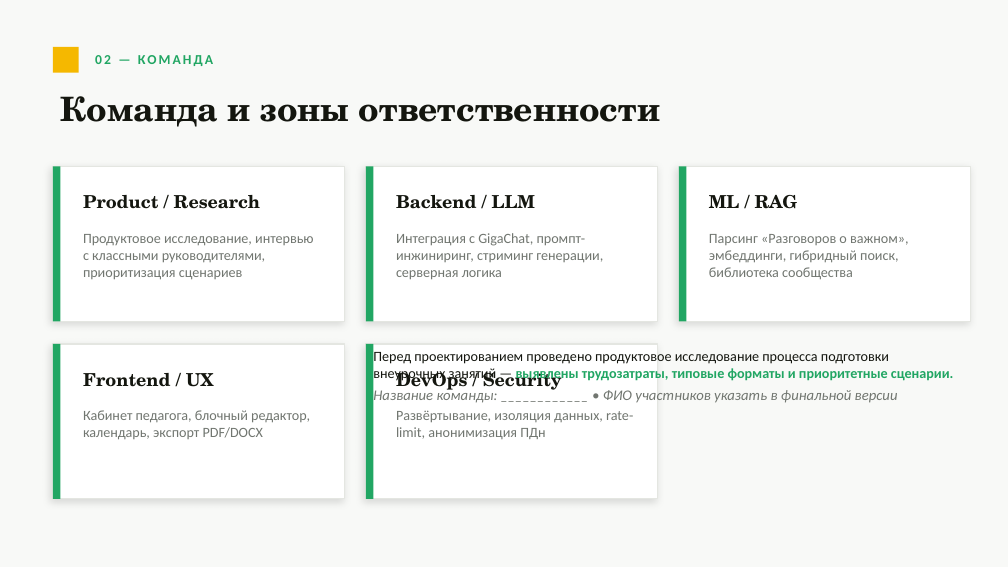
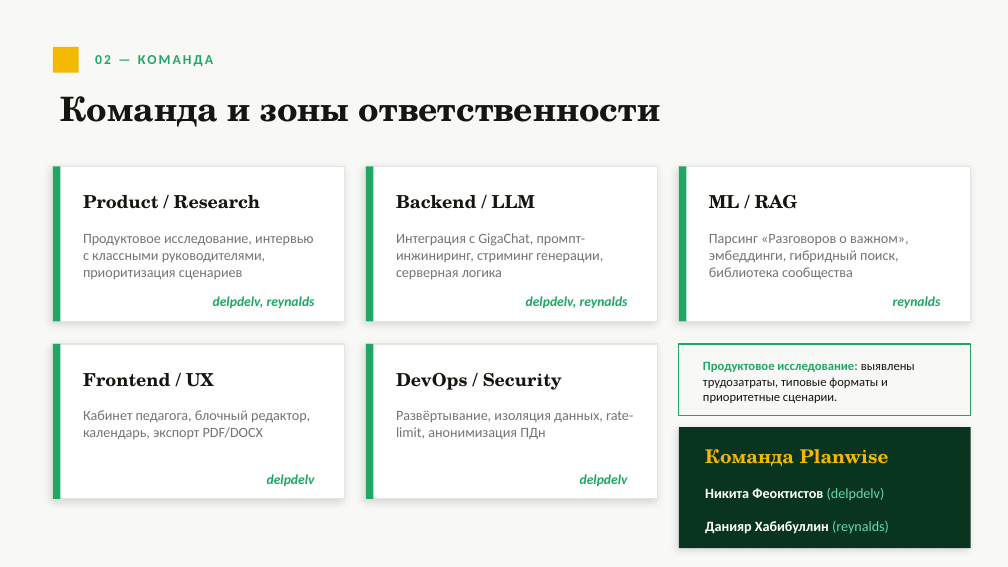
Before and after one commit to Caspernik-dev/s21_planwise, a slide deck: slide 2 of presentation/Planwise-Klassniy-Chas.pptx. Drawn at 1008x567 pixels with LibreOffice and Linux fonts; fonts in the diff are those of the drawing. Boxes give left, top, right and bottom in pixels: in the first picture for what was removed or moved away, otherwise in the second. Text is boxed around its words. In the diff, an @@ line names an element or a change of style, - is before the commit and + after.

Commit message:
presentation: актуализация под бриф — команда Planwise, PPTX-парсинг, режим показа, кликабельные ссылки

```diff
--- a/presentation/Planwise-Klassniy-Chas.pptx
+++ b/presentation/Planwise-Klassniy-Chas.pptx
@@ text added at [213, 296, 315, 308], 13 pt, text #21A663, bold, italic @@
+delpdelv, reynalds
@@ text added at [526, 296, 628, 308], 13 pt, text #21A663, bold, italic @@
+delpdelv, reynalds
@@ text added at [893, 296, 941, 308], 13 pt, text #21A663, bold, italic @@
+reynalds
@@ rectangle added at [679, 344, 971, 416], fill #F8F9F7, outline #21A663 1.2 pt @@
@@ text "Продуктовое исследование: выявлены трудозатраты, типовые ..." at [703, 362, 915, 403]: vertical alignment top to middle @@
@@ text removed at [373, 387, 898, 404] @@
-Название команды: ____________ • ФИО участников указать в финальной версии
@@ text at [703, 362, 915, 403]: text changed; size 13.5 to 12 pt @@
-Перед проектированием проведено продуктовое исследование процесса подготовки внеурочных занятий — выявлены трудозатраты, типовые форматы и приоритетные сценарии.
+Продуктовое исследование: выявлены трудозатраты, типовые форматы и приоритетные сценарии.
@@ rectangle added at [679, 427, 971, 548], fill #093520 @@
@@ text added at [705, 449, 889, 466], 18 pt, text #F5B800, bold @@
+Команда Planwise
@@ text added at [267, 474, 315, 486], 13 pt, text #21A663, bold, italic @@
+delpdelv
@@ text added at [580, 474, 628, 486], 13 pt, text #21A663, bold, italic @@
+delpdelv
@@ text added at [705, 488, 885, 500], 13.5 pt, text #FFFFFF, bold @@
+Никита Феоктистов (delpdelv)
@@ text added at [705, 521, 889, 534], 13.5 pt, text #FFFFFF, bold @@
+Данияр Хабибуллин (reynalds)
```
Also in this commit, not shown: 6 other slides changed, 3 other files.
